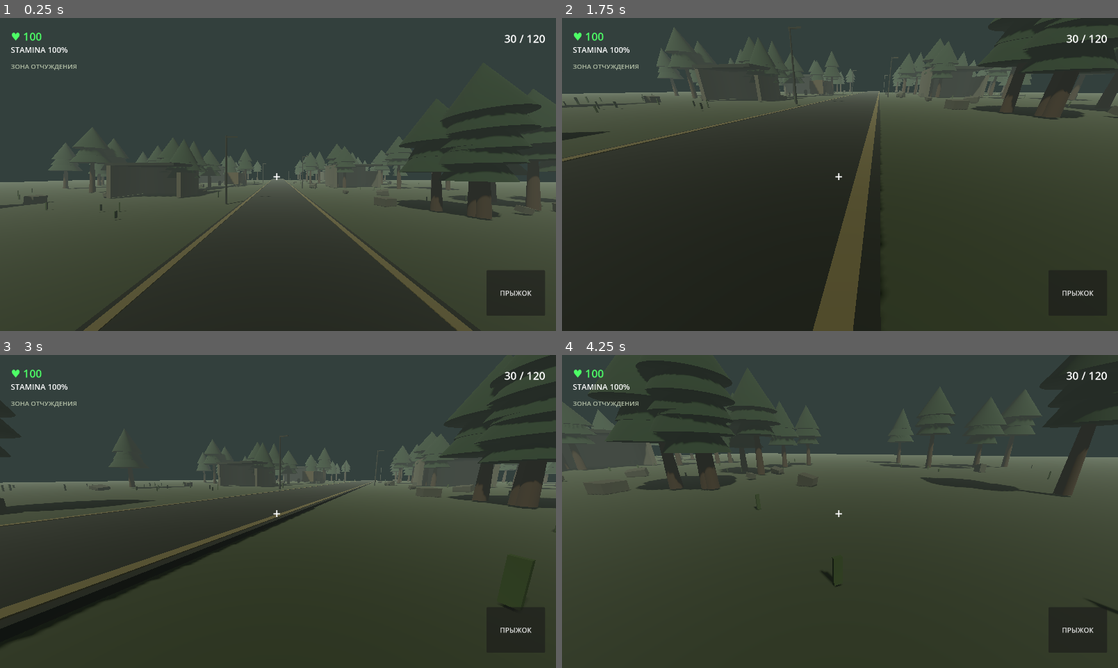
Above: before the commit, frames 1-4 (two rows, left to right).
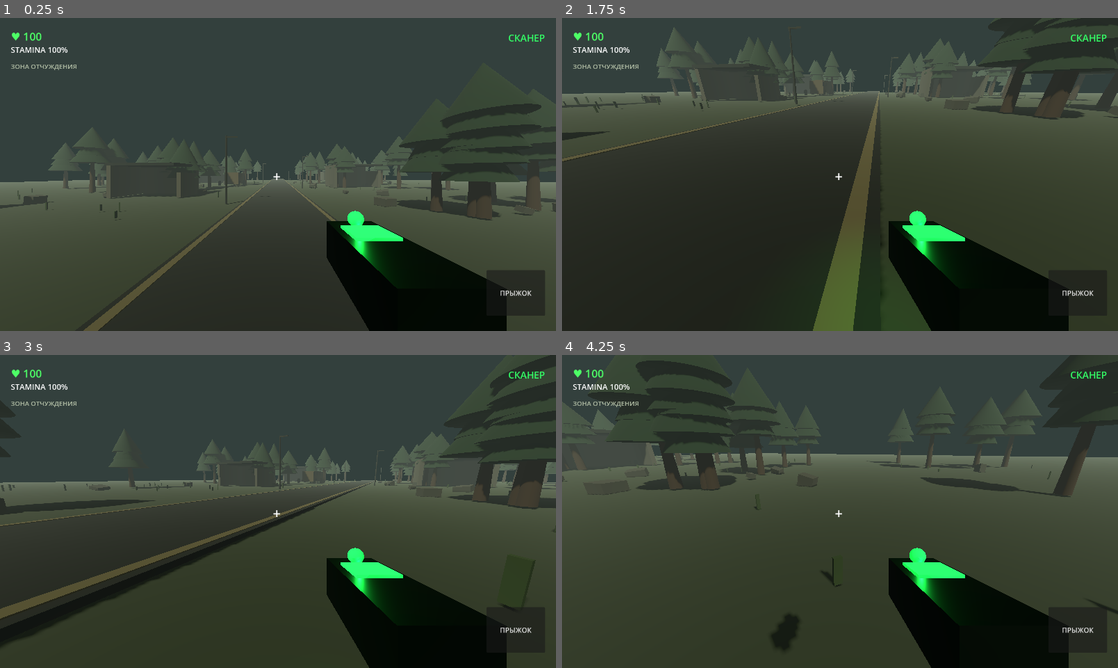
Above: after the commit, the same moments.

Repository: d25412477-cloud/stalker-mobi
Game: Godot game, scene res://main.tscn
Same seed, same stepped clock (60 frames per second), same inputs: the game is played once before the commit and once after it.
Inputs (mouse positions are in pixels of both pictures, inside the frame that each line leads up to):
- Up to frame 1 (0.25 s): no input
- Up to frame 2 (1.75 s): move the mouse to (962, 158) at 0.52 s; hold D 0.53-1.25 s; click (962, 158) at 0.67 s; tap Space at 0.77 s; drag from (728, 190) to (812, 237) at 1.27 s
- Up to frame 3 (3 s): move the mouse to (333, 442) at 2.02 s; hold D 2.03-2.75 s; drag from (250, 574) to (111, 464) at 2.77 s
- Up to frame 4 (4.25 s): move the mouse to (1006, 558) at 3.52 s; hold A from 3.53 s (still down); tap Space at 3.77 s

The runs differ from the first frame. In frame 1, 7.7% of the frame differs, in the area x 58-98%, y 5-100%; in frame 2, 8.7%, in the area x 45-98%, y 5-100%; in frame 3, 7.7%; in frame 4, 8.0%.

Commit message:
Update player.gd

Diff:
--- a/player.gd
+++ b/player.gd
@@ -26,19 +26,17 @@
 
 func create_environment():
 	var world_env = get_node_or_null("WorldEnvironment")
-	if world_env == null:
-		return
-
-	var env = Environment.new()
-	env.background_mode = Environment.BG_COLOR
-	env.background_color = Color(0.20, 0.25, 0.24)
-	env.ambient_light_source = Environment.AMBIENT_SOURCE_COLOR
-	env.ambient_light_color = Color(0.48, 0.52, 0.47)
-	env.ambient_light_energy = 0.65
-	env.fog_enabled = true
-	env.fog_light_color = Color(0.48, 0.53, 0.49)
-	env.fog_density = 0.006
-	world_env.environment = env
+	if world_env:
+		var env = Environment.new()
+		env.background_mode = Environment.BG_COLOR
+		env.background_color = Color(0.20, 0.25, 0.24)
+		env.ambient_light_source = Environment.AMBIENT_SOURCE_COLOR
+		env.ambient_light_color = Color(0.48, 0.52, 0.47)
+		env.ambient_light_energy = 0.65
+		env.fog_enabled = true
+		env.fog_light_color = Color(0.48, 0.53, 0.49)
+		env.fog_density = 0.006
+		world_env.environment = env
 
 	var sun = get_node_or_null("Sun")
 	if sun:
@@ -77,6 +75,55 @@
 	camera.current = true
 	camera.fov = 80
 	player.add_child(camera)
+
+	create_scanner()
+
+func create_scanner():
+	# Основной корпус сканера
+	var body = MeshInstance3D.new()
+	var mesh = BoxMesh.new()
+	mesh.size = Vector3(0.22, 0.18, 0.55)
+	body.mesh = mesh
+	body.position = Vector3(0.35, -0.32, -0.65)
+
+	var metal = StandardMaterial3D.new()
+	metal.albedo_color = Color(0.12, 0.16, 0.14)
+	metal.metallic = 0.7
+	metal.roughness = 0.35
+	body.material_override = metal
+	camera.add_child(body)
+
+	# Зелёный экран
+	var screen = MeshInstance3D.new()
+	var screen_mesh = BoxMesh.new()
+	screen_mesh.size = Vector3(0.16, 0.025, 0.16)
+	screen.mesh = screen_mesh
+	screen.position = Vector3(0.35, -0.23, -0.72)
+
+	var green = StandardMaterial3D.new()
+	green.albedo_color = Color(0.1, 1.0, 0.3)
+	green.emission_enabled = true
+	green.emission = Color(0.1, 1.0, 0.3)
+	screen.material_override = green
+	camera.add_child(screen)
+
+	# Светящийся индикатор
+	var indicator = MeshInstance3D.new()
+	var indicator_mesh = SphereMesh.new()
+	indicator_mesh.radius = 0.035
+	indicator_mesh.height = 0.07
+	indicator.mesh = indicator_mesh
+	indicator.position = Vector3(0.35, -0.20, -0.84)
+	indicator.material_override = green
+	camera.add_child(indicator)
+
+	# Подсветка
+	var light = OmniLight3D.new()
+	light.position = Vector3(0.35, -0.22, -0.8)
+	light.light_color = Color(0.1, 1.0, 0.3)
+	light.light_energy = 0.5
+	light.omni_range = 1.5
+	camera.add_child(light)
 
 func _physics_process(delta):
 	if not player:
@@ -156,7 +203,7 @@
 	create_box(Vector3(0.25, 0.02, 130), Vector3(-3.2, 0.10, -55), Color(0.35, 0.32, 0.22))
 	create_box(Vector3(0.25, 0.02, 130), Vector3(3.2, 0.10, -55), Color(0.35, 0.32, 0.22))
 
-	# Заросли по сторонам дороги
+	# Трава
 	for i in range(150):
 		var x = randf_range(-42, 42)
 		var z = randf_range(-115, 15)
@@ -170,13 +217,13 @@
 		if abs(x) > 5.5:
 			create_tree(Vector3(x, 0, z))
 
-	# Разрушенные здания
+	# Заброшенные здания
 	create_ruin(Vector3(-16, 0, -25), 1.0)
 	create_ruin(Vector3(17, 0, -43), 1.2)
 	create_ruin(Vector3(-22, 0, -65), 1.3)
 	create_ruin(Vector3(24, 0, -85), 1.0)
 
-	# Заброшенный автобус
+	# Автобус
 	create_bus(Vector3(-11, 0, -48))
 
 	# Фонари
@@ -185,7 +232,7 @@
 	create_lamp(Vector3(-5, 0, -62))
 	create_lamp(Vector3(5, 0, -88))
 
-	# Камни и обломки
+	# Камни
 	for i in range(35):
 		var x = randf_range(-35, 35)
 		var z = randf_range(-100, 10)
@@ -237,11 +284,9 @@
 	create_box(Vector3(0.5, 3, 5) * scale, pos + Vector3(4, 1.5, 0) * scale, wall_color)
 	create_box(Vector3(8, 0.35, 7) * scale, pos + Vector3(0, 4, 0) * scale, dark_color)
 
-	# Разбитые окна
 	create_box(Vector3(1.4, 1.1, 0.12) * scale, pos + Vector3(-2, 2.5, -3.3) * scale, Color(0.07, 0.12, 0.12))
 	create_box(Vector3(1.4, 1.1, 0.12) * scale, pos + Vector3(2, 2.5, -3.3) * scale, Color(0.07, 0.12, 0.12))
 
-	# Обломки у стен
 	create_rock(pos + Vector3(-5, 0, 2))
 	create_rock(pos + Vector3(5, 0, -2))
 
@@ -344,7 +389,7 @@
 	ui.add_child(stamina)
 
 	var ammo = Label.new()
-	ammo.text = "30 / 120"
+	ammo.text = "СКАНЕР"
 	ammo.anchor_left = 1.0
 	ammo.anchor_right = 1.0
 	ammo.offset_left = -180
@@ -352,8 +397,8 @@
 	ammo.offset_top = 30
 	ammo.offset_bottom = 70
 	ammo.horizontal_alignment = HORIZONTAL_ALIGNMENT_RIGHT
-	ammo.add_theme_font_size_override("font_size", 25)
-	ammo.add_theme_color_override("font_color", Color.WHITE)
+	ammo.add_theme_font_size_override("font_size", 22)
+	ammo.add_theme_color_override("font_color", Color(0.2, 1.0, 0.4))
 	ui.add_child(ammo)
 
 	var crosshair = Label.new()
